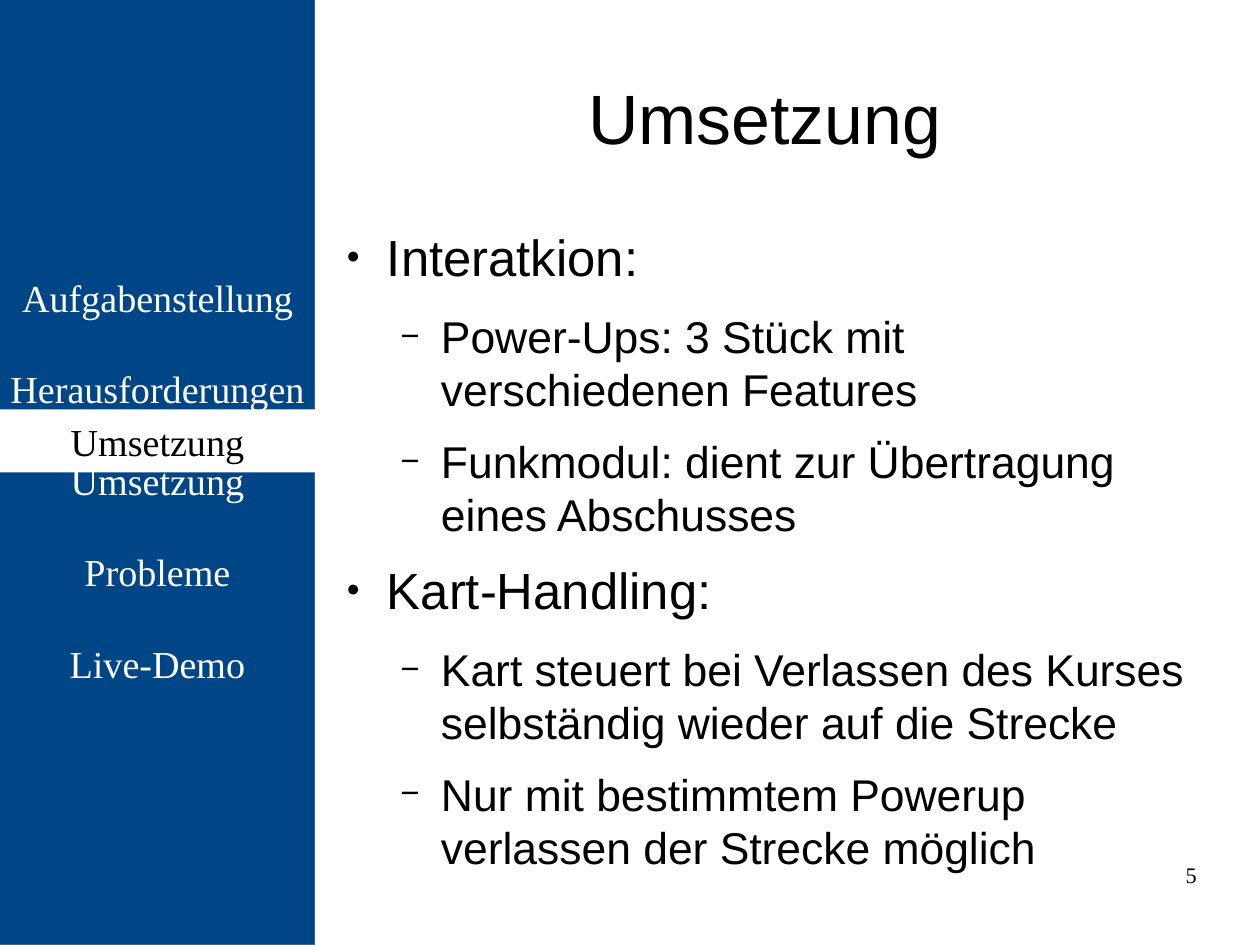
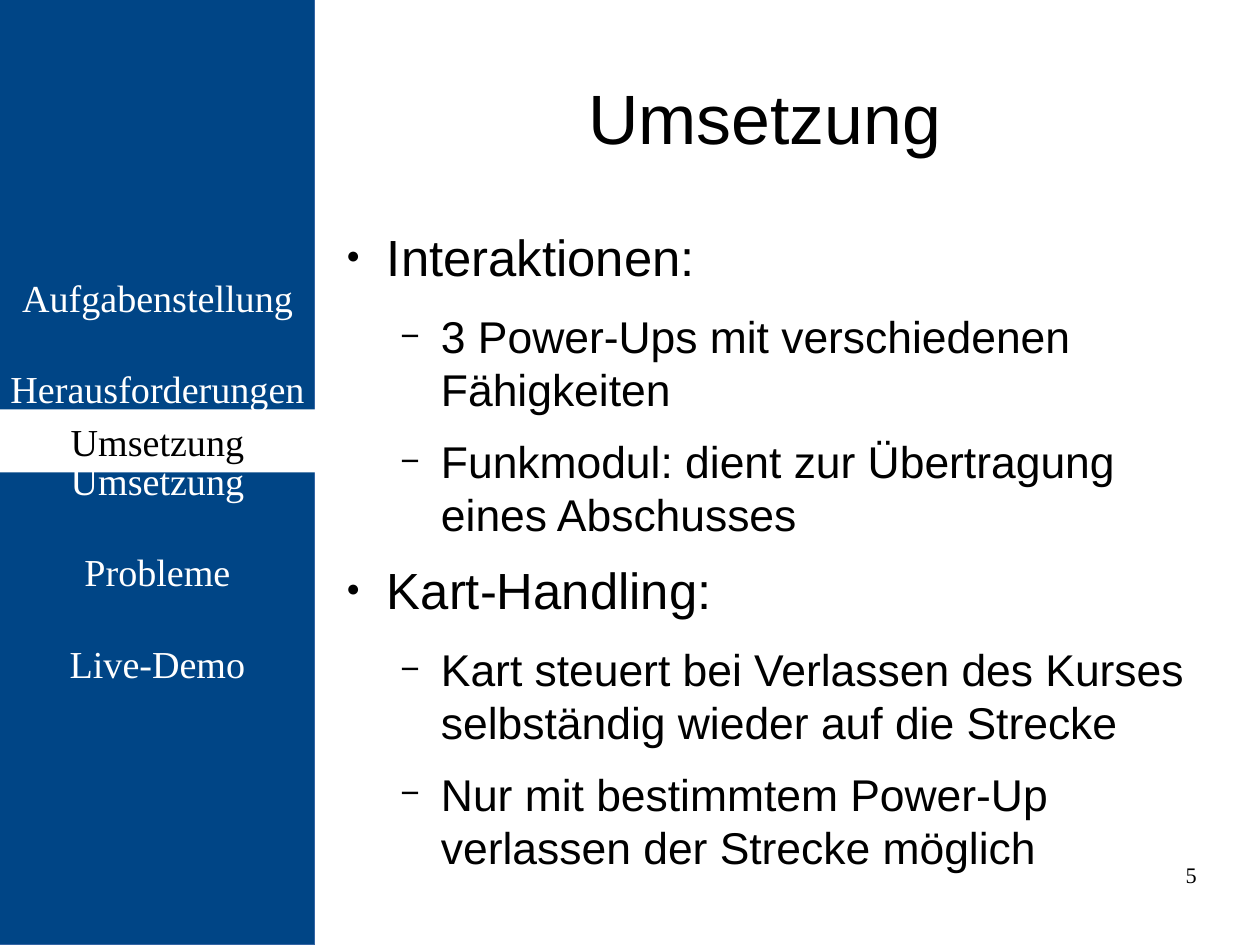
Before and after one commit to kapsl/embedded, a slide deck: slide 5 of Abschlusspräsentation/Abschlusspräsentation.odp. Drawn at 1260x945 pixels with LibreOffice and Linux fonts; fonts in the diff are those of the drawing. Boxes give left, top, right and bottom in pixels: in the first picture for what was removed or moved away, otherwise in the second. Text is boxed around its words. In the diff, an @@ line names an element or a change of style, - is before the commit and + after.

```diff
--- a/Abschlusspräsentation/Abschlusspräsentation.odp
+++ b/Abschlusspräsentation/Abschlusspräsentation.odp
@@ text at box(441, 320, 1070, 416): text changed @@
-● Interatkion:
-  − Power-Ups: 3 Stück mit verschiedenen Features
+● Interaktionen:
+  − 3 Power-Ups mit verschiedenen Fähigkeiten
@@ text at box(441, 778, 1047, 873): text changed @@
-  − Nur mit bestimmtem Powerup verlassen der Strecke möglich
+  − Nur mit bestimmtem Power-Up verlassen der Strecke möglich
```
Also in this commit, not shown: 3 other slides changed.
